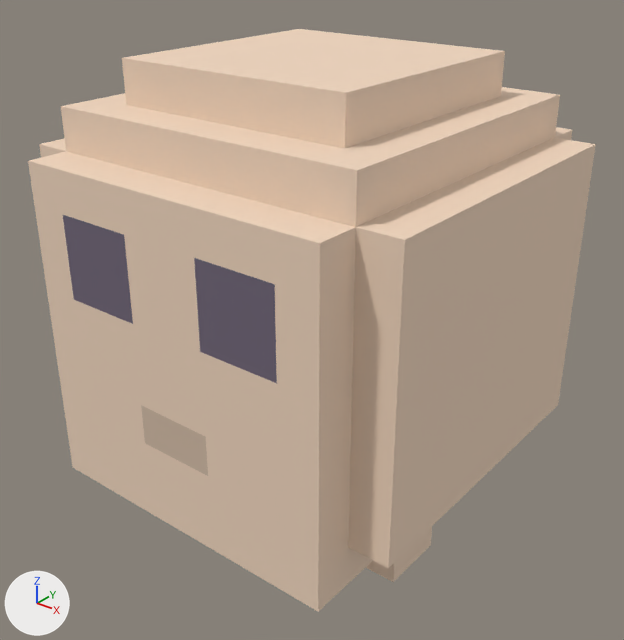
The glTF model example_project/models/heroine.glb: old version first, new version second.
Rendered twice from a 50 mm camera at (0.271, -0.353, 1.753) aimed at (-0.009, -0.003, 1.536). Every picture has the same lights, and +X, +Y and +Z are marked at lower left. The first picture is the older version. Vertices at exactly the same position are counted once.

Objects in the first picture: 'geometry_0'.
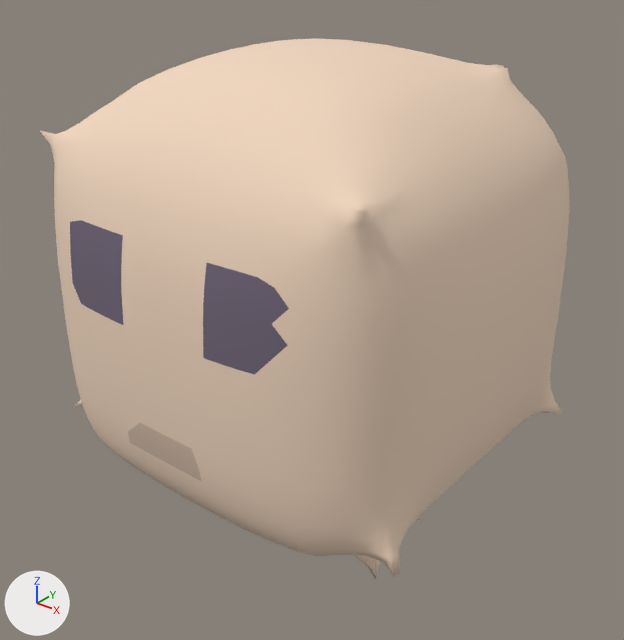
Location of each change, [x1, y1, x2, y2] in pixels of the pictures (624 x 640 px):
'geometry_0', reshaped (7% narrower, 7% shorter)
    before: [28, 29, 596, 612]
    after: [39, 39, 569, 579]
part 1 of me_mesh_0, rebuilt (7% narrower, 7% shorter)
    before: [28, 29, 596, 612]
    after: [39, 39, 569, 579]
part 2 of me_mesh_0, deleted (beige)
    before: [366, 527, 432, 582]

What the commit changed:
me_mesh_0 is used by ob_geometry_0; location (0.0, 0.0, 0.0).
me_mesh_0 had 87 vertices, 124 faces and spanned x -0.116..0.109, y -0.118..0.107, z 1.364..1.684.
me_mesh_0 now has 2502 vertices, 5000 faces and spans x -0.122..0.115, y -0.124..0.113, z 1.358..1.69.
me_mesh_0 part 1: the loose piece of 63 vertices spanning x -0.116..0.109, y -0.118..0.107, z 1.459..1.684 is rebuilt with 2502 vertices and now spans x -0.122..0.115, y -0.124..0.113, z 1.358..1.69.
me_mesh_0 part 2: the loose piece of 24 vertices spanning x -0.042..0.048, y -0.014..0.076, z 1.364..1.459 is deleted.
